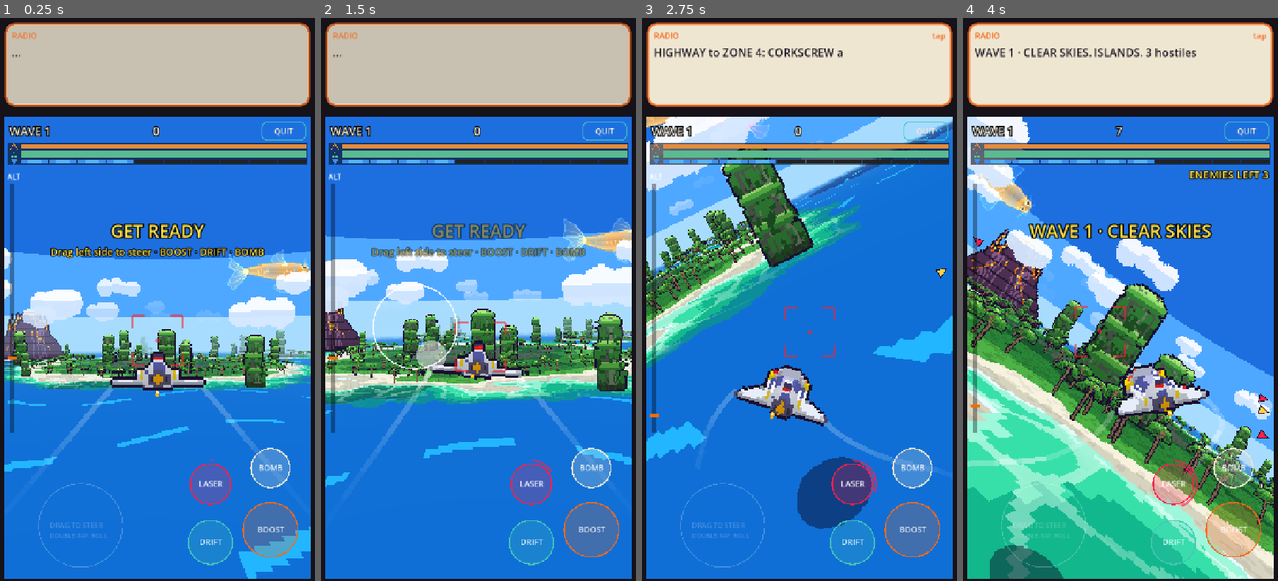
Above: before the commit, frames 1-4 (left to right).
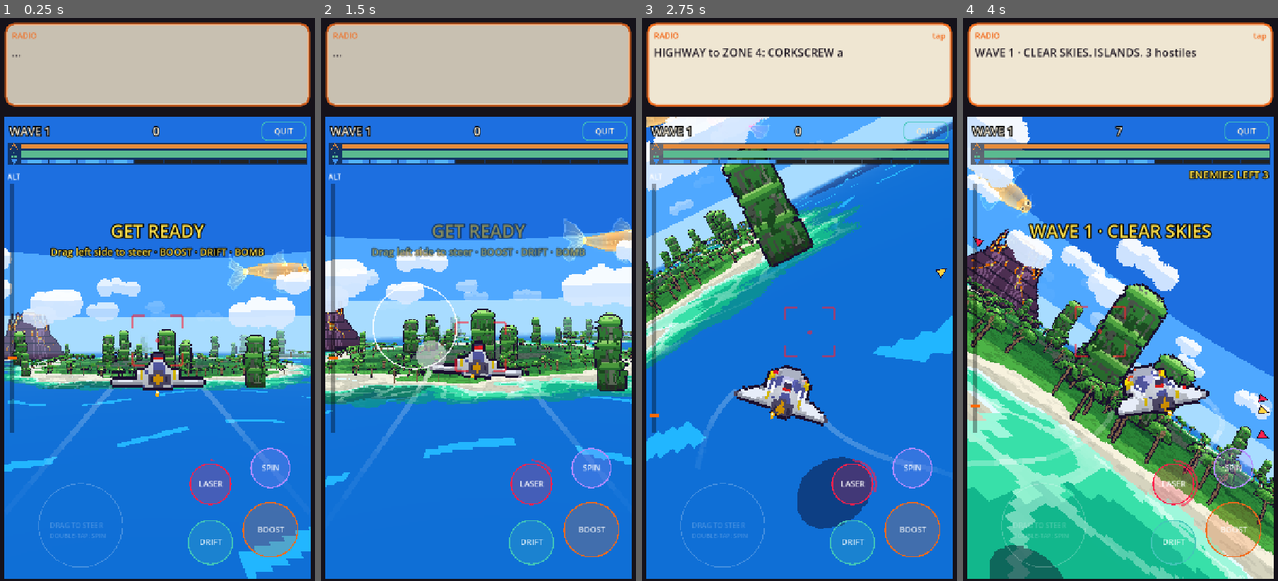
Above: after the commit, the same moments.

Repository: MetaRidley-jpg/Cadbeta
Game: Godot game, scene res://scenes/main.tscn
The game is run twice, just before and just after one commit, with the same random seed, the same clock (stepped at 60 frames per second) and the same inputs.
Inputs (mouse positions are in pixels of both pictures, inside the frame that each line leads up to):
- Up to frame 1 (0.25 s): no input
- Up to frame 2 (1.5 s): tap Enter at 0.5 s; drag from (478, 63) to (510, 175) at 0.52 s; drag from (415, 327) to (462, 412) at 1.27 s
- Up to frame 3 (2.75 s): move the mouse to (831, 175) at 2.02 s; hold D from 2.03 s (still down); hold Q from 2.03 s (still down)
- Up to frame 4 (4 s): release D at 2.75 s; release Q at 2.75 s; drag from (1104, 412) to (1026, 215) at 2.77 s; move the mouse to (1215, 383) at 3.52 s; hold A from 3.53 s (still down); hold L from 3.53 s (still down); tap Space at 3.77 s

The runs differ from the first frame. In frame 1, 0.2% of the frame differs, in the area x 29-93%, y 76-93%; in frame 2, 0.2%; in frame 3, 0.2%; in frame 4, 0.2%.

Commit message:
Queen: massive slab beams, reverse-spin pellets while charging, dormant until she spots you; SPIN button replaces BOMB
Co-Authored-By: Claude Opus 5.5 <noreply@anthropic.com>
Claude-Session: https://claude.ai/code/session_01WbAjRkFMxqQobwk5BeMh4j

Diff:
--- a/scripts/dogfight/df_controls.gd
+++ b/scripts/dogfight/df_controls.gd
@@ -1,16 +1,19 @@
 extends Control
 ## Multi-touch flight controls. Left side: floating stick (drag up = climb).
-## Right side: BOOST (hold), DRIFT (hold), BOMB (tap), LASER (tap when charged + locked).
+## Right side: BOOST (hold), DRIFT (hold), SPIN (tap: barrel roll), LASER (tap when charged + locked).
+## T (2026-11-28): "replace bomb button with spin". The bomb is disconnected from touch, not
+## deleted (keyboard B still drops one; bomb_queued stays for that path).
 ## PC: mouse works the same (touch emulation). Keyboard handled in df_game.gd.
 
 const STICK_RADIUS := 95.0
-const BUTTON_R := {"boost": 62.0, "drift": 50.0, "bomb": 44.0, "laser": 46.0}
+const BUTTON_R := {"boost": 62.0, "drift": 50.0, "spin": 44.0, "laser": 46.0}
 
 var turn := 0.0
 var pitch := 0.0
 var boost := false
 var drift := false
 var bomb_queued := false
+var spin_lit := 0.0             # SPIN button glow after a tap (set by DfGame)
 var laser_queued := false
 var roll_queued := false    # double-tap the stick = barrel roll
 var _last_stick_up := -10.0
@@ -32,7 +35,7 @@
 	return {
 		"boost": Vector2(s.x - 92.0, s.y - 110.0),
 		"drift": Vector2(s.x - 228.0, s.y - 82.0),
-		"bomb": Vector2(s.x - 92.0, s.y - 250.0),
+		"spin": Vector2(s.x - 92.0, s.y - 250.0),
 		"laser": Vector2(s.x - 228.0, s.y - 214.0),
 	}
 
@@ -69,8 +72,8 @@
 					boost = true
 				"drift":
 					drift = true
-				"bomb":
-					bomb_queued = true
+				"spin":
+					roll_queued = true          # barrel roll (dodges bullets and the Queen's pellets)
 				"laser":
 					laser_queued = true
 			get_viewport().set_input_as_handled()
@@ -124,11 +127,11 @@
 		var c := Vector2(size.x * 0.25, size.y - 120.0)
 		draw_arc(c, STICK_RADIUS, 0, TAU, 40, dim, 2.0)
 		draw_string(font, c + Vector2(-70, 6), "DRAG TO STEER", HORIZONTAL_ALIGNMENT_LEFT, -1, 16, dim)
-		draw_string(font, c + Vector2(-70, 28), "DOUBLE-TAP: ROLL", HORIZONTAL_ALIGNMENT_LEFT, -1, 14, dim)
+		draw_string(font, c + Vector2(-70, 28), "DOUBLE-TAP: SPIN", HORIZONTAL_ALIGNMENT_LEFT, -1, 14, dim)
 	var bc := button_centers()
-	var cols := {"boost": Color("f26a1b"), "drift": Color("43c6b8"), "bomb": Color("efe6d2"), "laser": Color("39f3ff") if laser_cyan else Color("ff1f4b")}
+	var cols := {"boost": Color("f26a1b"), "drift": Color("43c6b8"), "spin": Color("b48cff"), "laser": Color("39f3ff") if laser_cyan else Color("ff1f4b")}
 	var ready := laser_charge >= 1.0
-	var on := {"boost": boost, "drift": drift, "bomb": bomb_queued, "laser": ready and laser_locked}
+	var on := {"boost": boost, "drift": drift, "spin": spin_lit > 0.0, "laser": ready and laser_locked}
 	for k in bc:
 		var col: Color = cols[k]
 		draw_circle(bc[k], BUTTON_R[k], Color(col, 0.55 if on[k] else 0.22))
--- a/scripts/dogfight/df_game.gd
+++ b/scripts/dogfight/df_game.gd
@@ -403,13 +403,24 @@
 const QUEEN_BOB := 45.0
 const QUEEN_SPIN := 0.32           # rad/s: a beam sweeps a full circle in ~20 s
 const QUEEN_MOUTH := 26.0          # m from her centre to each mouth
-const QUEEN_CHARGE := 1.4
-const QUEEN_FIRE := 3.2
-const QUEEN_REST := 2.2
-const QUEEN_BEAM_LEN := 1300.0
-const QUEEN_BEAM_W := 9.0          # m half thickness
-const QUEEN_BEAM_DMG := 16.0       # per tick
+## T: "big laser beams. 3 that don't lock on but have massive width height and range. When it
+## is charging she spins the opposite direction and flings spinning pellets at you" / "she
+## spins when she spots them": dormant until you are within QUEEN_SPOT, again past QUEEN_LOSE.
+const QUEEN_SPOT := 1600.0
+const QUEEN_LOSE := 2200.0
+const QUEEN_CHARGE := 2.4
+const QUEEN_FIRE := 3.4
+const QUEEN_REST := 1.8
+const QUEEN_SPIN_REV := 0.9        # rad/s, the other way, while charging
+const QUEEN_BEAM_LEN := 2200.0
+const QUEEN_BEAM_W := 35.0         # m half width (a 70 m wide slab)
+const QUEEN_BEAM_H := 28.0         # m half height (56 m tall)
+const QUEEN_BEAM_DMG := 18.0       # per tick
 const QUEEN_BEAM_TICK := 0.3
+const PELLET_GAP := 0.12           # s between pellets while charging
+const PELLET_SPEED := 230.0 * DfPlane.SPEED_K
+const PELLET_DMG := 5.0
+const PELLET_SPREAD := 0.09        # rad
 const QUEEN_SCORE := 2500.0
 var queen: DfPlane = null
 var queen_done := false
@@ -420,7 +431,7 @@
 	queen = DfPlane.new()
 	queen.setup("queen", world.mound.pos + Vector3.UP * float(world.mound.height), 0.0)
 	enemies.append(queen)
-	queen_st = {"t": 0.0, "phase": "rise", "phase_t": 0.0, "ang": 0.0, "hit_cd": 0.0}
+	queen_st = {"t": 0.0, "phase": "rise", "phase_t": 0.0, "ang": 0.0, "hit_cd": 0.0, "pellet_cd": 0.0, "mouth": 0}
 	fx.explosion(queen.position, 2.6)
 	_shake = maxf(_shake, 1.0)
 	Sfx.play("explosion_big", -4.0, 0.0)
@@ -454,11 +465,35 @@
 		var u := clampf(float(st.phase_t) / QUEEN_RISE, 0.0, 1.0)
 		e.position = base.lerp(Vector3(base.x, QUEEN_ALT, base.z), u * u * (3.0 - 2.0 * u))
 		if u >= 1.0:
-			st.phase = "rest"
+			st.phase = "dormant"                             # waits until she spots you
 			st.phase_t = 0.0
 		return
 	e.position = Vector3(base.x, QUEEN_ALT + sin(float(st.t) * 0.45) * QUEEN_BOB, base.z)
-	st.ang = float(st.ang) + QUEEN_SPIN * dt
+	var pd := Vector2(player.position.x - base.x, player.position.z - base.z).length()
+	if st.phase == "dormant":
+		e.yaw = -float(st.ang)
+		if pd < QUEEN_SPOT and player.alive:
+			st.phase = "rest"; st.phase_t = 0.0
+			Game.radio_say("She has spotted you. Here come the beams!")
+			Sfx.play("warning", -4.0, 0.0)
+		return
+	if pd > QUEEN_LOSE:
+		st.phase = "dormant"; st.phase_t = 0.0
+		return
+	if st.phase == "charge":
+		st.ang = float(st.ang) - QUEEN_SPIN_REV * dt          # winds up the other way ...
+		st.pellet_cd = float(st.pellet_cd) - dt
+		if float(st.pellet_cd) <= 0.0 and state == "wave":
+			st.pellet_cd = PELLET_GAP
+			st.mouth = (int(st.mouth) + 1) % 3
+			var mo: Array = queen_mouths()[int(st.mouth)]
+			var from: Vector3 = mo[0]
+			var lead: Vector3 = player.position + player.vel * (from.distance_to(player.position) / PELLET_SPEED)
+			var dir := (lead - from).normalized().rotated(Vector3.UP, rng.randf_range(-PELLET_SPREAD, PELLET_SPREAD))
+			dir = dir.rotated(dir.cross(Vector3.UP).normalized(), rng.randf_range(-PELLET_SPREAD, PELLET_SPREAD) * 0.6)
+			projectiles.append({"p": from, "v": dir * PELLET_SPEED, "life": 4.0, "kind": "pellet", "dmg": PELLET_DMG, "spin": rng.randf() * TAU})
+	else:
+		st.ang = float(st.ang) + QUEEN_SPIN * dt              # ... then the beams sweep forward
 	e.yaw = -float(st.ang)
 	match String(st.phase):
 		"rest":
@@ -477,15 +512,18 @@
 				_red_flash = maxf(_red_flash, 0.6)
 				_hit_player(QUEEN_BEAM_DMG, false)
 
-## Is point p (radius r) inside one of the 3 beams?
+## Is point p (radius r) inside one of the 3 beams? A beam is a flat slab: QUEEN_BEAM_W to
+## each side, QUEEN_BEAM_H up and down, QUEEN_BEAM_LEN out from the mouth.
 func _queen_beam_hits(p: Vector3, r: float) -> bool:
 	for m in queen_mouths():
 		var a: Vector3 = m[0]
 		var d: Vector3 = m[1]
-		var t := (p - a).dot(d)
+		var rel := p - a
+		var t := rel.dot(d)
 		if t < 0.0 or t > QUEEN_BEAM_LEN:
 			continue
-		if (a + d * t).distance_to(p) < QUEEN_BEAM_W + r:
+		var side := Vector3(-d.z, 0.0, d.x)
+		if absf(rel.dot(side)) < QUEEN_BEAM_W + r and absf(rel.y) < QUEEN_BEAM_H + r:
 			return true
 	return false
 
@@ -1357,6 +1395,8 @@
 	if controls.roll_queued:
 		controls.roll_queued = false
 		player.roll_in = -1 if player.turn < -0.15 else 1
+		controls.spin_lit = 0.25
+	controls.spin_lit = maxf(0.0, controls.spin_lit - get_process_delta_time())
 	player.boost_in = controls.boost or Input.is_key_pressed(KEY_SHIFT) or force_boost
 	player.drift = controls.drift or Input.is_key_pressed(KEY_SPACE)
 
@@ -2060,6 +2100,11 @@
 				if state != "crash" and _seg_hit(a, b, player.position, player.radius):
 					_hit_player(pr.dmg)
 					gone = not player.rolling()      # a roll lets the bolt fly past
+			"pellet":                            # the Queen's spinning pellets (a roll dodges them too)
+				pr.spin = float(pr.get("spin", 0.0)) + 14.0 * dt
+				if state != "crash" and _seg_hit(a, b, player.position, player.radius + 2.0):
+					_hit_player(pr.dmg)
+					gone = not player.rolling()
 			"flak":
 				if pr.life <= 0.0:
 					fx.flak_burst(b)
@@ -2091,7 +2136,7 @@
 					gone = true
 		if not gone and pr.life <= 0.0:
 			gone = true
-		if not gone and (pr.kind == "bullet" or pr.kind == "enemy_bullet") and b.y < world.ground_y(b):
+		if not gone and (pr.kind == "bullet" or pr.kind == "enemy_bullet" or pr.kind == "pellet") and b.y < world.ground_y(b):
 			if world.ground_y(b) <= 0.0:
 				fx.puff(Vector3(b.x, 0.5, b.z), Color(0.9, 0.97, 1, 0.8), 1.0, 2.0, 0.3)
 			gone = true
--- a/scripts/dogfight/df_render.gd
+++ b/scripts/dogfight/df_render.gd
@@ -783,15 +783,14 @@
 			ci.draw_line(a, b, Color(1.0, 0.3, 0.6, 0.8 * _light_fade(pa.z)), 1.0)
 		return
 	var n := (b - a).orthogonal().normalized()
-	var wa := focal / pa.z * 9.0
-	var wb := focal / pb.z * 9.0
+	var wa := focal / pa.z * 35.0          # the beam's half width (DfGame.QUEEN_BEAM_W): a massive slab
+	var wb := focal / pb.z * 35.0
 	var lf := _light_fade(pa.z)
 	for L in [[2.0, Color(0.9, 0.1, 0.35, 0.35)], [1.2, Color(1.0, 0.25, 0.55, 0.8)], [0.6, Color(1.0, 0.6, 0.8, 0.95)], [0.25, Color(1.0, 0.95, 0.97, 1.0)]]:
 		var k: float = L[0] * (0.9 + 0.1 * sin(_t * 41.0))
 		var c: Color = L[1]
 		c.a *= lf
 		ci.draw_primitive(PackedVector2Array([a + n * wa * k, b + n * wb * k, b - n * wb * k, a - n * wa * k]), PackedColorArray([c, c, c, c]), PackedVector2Array())
-	_halo(ci, a, wa * 3.0, Color(1.0, 0.3, 0.6, lf))
 
 # ------------------------------------------------------------------ asteroid
 ## The impact shockwave: a white foam ring racing out over the water with an orange fire
@@ -1565,7 +1564,16 @@
 			_halo(ci, at, size * 2.0, Color(DfPal.FLAK, lf))
 		"lava":
 			_halo(ci, at, maxf(2.0, focal / a.z * 5.0), Color(1.0, 0.45, 0.1, lf))
+		"pellet":
+			_halo(ci, at, maxf(3.0, focal / a.z * 4.0), Color(1.0, 0.3, 0.6, lf))
 	match pr.kind:
+		"pellet":   # the Queen's spinning pellet: a 4-point pink star that turns
+			var ps := clampf(focal / a.z * 3.0, 2.0, 9.0)
+			var sa: float = pr.get("spin", 0.0)
+			for k in 2:
+				var dd := Vector2(cos(sa + k * PI * 0.5), sin(sa + k * PI * 0.5)) * ps
+				ci.draw_line((at - dd).round(), (at + dd).round(), Color("ff4f9e"), maxf(1.0, ps * 0.45))
+			ci.draw_rect(Rect2(at - Vector2.ONE, Vector2(2, 2)), Color("ffe0ef"))
 		"bullet":   # T's bolt: pale capsule with a red outline
 			var b3 := project(pr.p - (pr.v as Vector3) * 0.03)
 			var b := at if b3.z <= 0.0 else Vector2(b3.x, b3.y).round()
--- a/tests/dogfight_test.gd
+++ b/tests/dogfight_test.gd
@@ -1244,14 +1244,43 @@
 	for k in int((df.QUEEN_RISE + 0.5) * 30.0):
 		df._queen_step(df.queen, 1.0 / 30.0)
 	check(absf(df.queen.position.y - df.QUEEN_ALT) <= df.QUEEN_BOB + 1.0, "she rises to her hover height (%.0f m)" % df.queen.position.y)
+	# dormant until she spots you; then spin forward; charging = the other way + pellets
+	df.player.position = df.world.mound.pos + Vector3(0, 250, 2500)
 	var q_ang0: float = df.queen_st.ang
-	for k in 60:
+	for k in 30:
 		df._queen_step(df.queen, 1.0 / 30.0)
-	check(float(df.queen_st.ang) - q_ang0 > 0.5, "she spins (the beams sweep)")
-	# a beam: a point in front of a mouth at beam height is hit; 40 m above it is not
+	check(df.queen_st.phase == "dormant" and float(df.queen_st.ang) == q_ang0, "she is dormant when you are far (2.5 km)")
+	df.player.position = df.world.mound.pos + Vector3(0, 250, 900)
+	df._queen_step(df.queen, 1.0 / 30.0)
+	check(df.queen_st.phase == "rest", "she spots you at 900 m")
+	var q_a1: float = df.queen_st.ang
+	for k in 30:
+		df._queen_step(df.queen, 1.0 / 30.0)
+	check(float(df.queen_st.ang) > q_a1, "then she spins (forward)")
+	df.state = "wave"
+	df.projectiles.clear()
+	df.queen_st.phase = "charge"
+	df.queen_st.phase_t = 0.0
+	var q_a2: float = df.queen_st.ang
+	for k in 30:
+		df._queen_step(df.queen, 1.0 / 30.0)
+	var q_pel := 0
+	for pr in df.projectiles:
+		if pr.kind == "pellet":
+			q_pel += 1
+	check(float(df.queen_st.ang) < q_a2 and q_pel >= 5, "charging: she spins the other way and flings pellets (%d in 1 s)" % q_pel)
+	# a pellet on the player hurts; a roll dodges it
+	df.player.shield = 0.0
+	df.player.hp = df.player.max_hp
+	df.projectiles = [{"p": df.player.position + Vector3(0, 0, -6), "v": Vector3(0, 0, 400), "life": 1.0, "kind": "pellet", "dmg": df.PELLET_DMG, "spin": 0.0}]
+	df._projectiles_step(1.0 / 30.0)
+	check(df.player.hp < df.player.max_hp, "a pellet hits")
+	# the beams: a 70 m wide, 56 m tall slab, 2.2 km long
 	var q_m: Array = df.queen_mouths()[0]
-	var q_in: Vector3 = q_m[0] + q_m[1] * 400.0
-	check(df._queen_beam_hits(q_in, 7.0) and not df._queen_beam_hits(q_in + Vector3.UP * 40.0, 7.0), "a beam hits in its plane, misses 40 m above")
+	var q_side := Vector3(-q_m[1].z, 0.0, q_m[1].x)
+	var q_in: Vector3 = q_m[0] + q_m[1] * 1800.0 + q_side * 30.0 + Vector3.UP * 20.0
+	check(df._queen_beam_hits(q_in, 0.0), "a beam is massive: hit 1.8 km out, 30 m to the side, 20 m up")
+	check(not df._queen_beam_hits(q_m[0] + q_m[1] * 500.0 + Vector3.UP * 45.0, 7.0), "a beam misses 45 m above its centre (dodge by height)")
 	# a firing beam that holds the player loses hull over time
 	df.state = "wave"                 # the sim steps above may have moved the wave on
 	df.queen_st.phase = "fire"
@@ -1273,6 +1302,15 @@
 	check(df.queen_done and df.queen == null and df.score >= q_score + df.QUEEN_SCORE, "QUEEN DOWN pays %d" % int(df.QUEEN_SCORE))
 	df.sim_step(1.0 / 30.0)
 	check(df.queen == null, "she hatches only once per match")
+	# T: "replace bomb button with spin": SPIN = barrel roll; no BOMB touch button
+	var sp_bc: Dictionary = df.controls.button_centers()
+	check(sp_bc.has("spin") and not sp_bc.has("bomb") and df.controls._role_at(sp_bc.spin) == "spin", "the SPIN button replaces BOMB")
+	df.player.roll_t = 0.0
+	df.player.roll_cd = 0.0
+	df.controls.roll_queued = true
+	df._read_inputs()
+	df.player.step(1.0 / 30.0)
+	check(df.player.rolling(), "a SPIN tap starts a barrel roll")
 	# hive kamikazes wear the alien skin
 	df.player.position = Vector3(2600, 150, -400)
 	df.enemies.clear()
Not shown, changed: CLAUDE.md
Not shown, changed: docs/build-log.md
